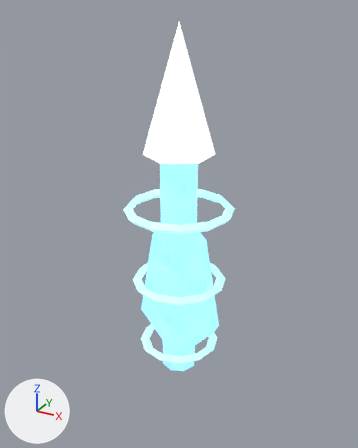
A saved change to the glTF model public/assets/harthmere/glb/projectiles/photon_sidearm_pulse.glb.
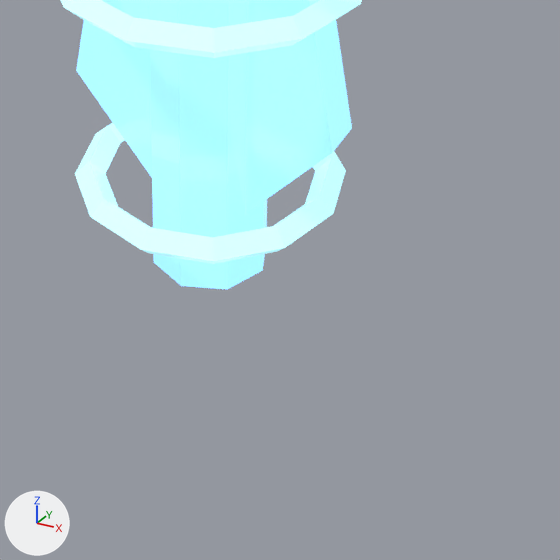
Old and new are each drawn whole from a camera (50 mm lens) standing at (0.638, -1.16, 0.703) and looking at (-0.022, 0.04, 0.103) and again close up on the part from 33% to 78% of the width and 65% to 100% of the height. Every picture has the same lights, and +X, +Y and +Z are marked at lower left. The older version's two pictures come first. Where no turn or scale is listed for an object, it has been applied to the vertices.

In view in the first close-up: 'BlueFin_-1', 'BlueFin_1', 'CoherenceRing_0', 'CoherenceRing_1', 'PhotonNeedle'.
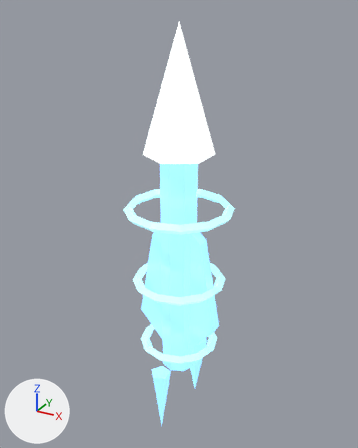
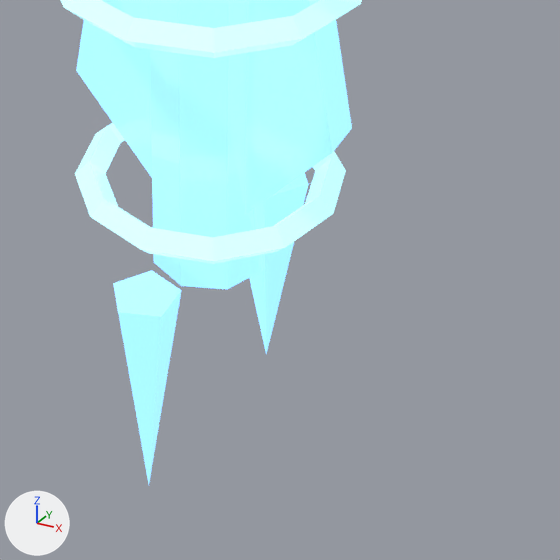
Location of each change, (x1, y1, x2, y2) in pixels of the close-ups (560 x 560 px):
'PhotonWake_1', added (blue): after (113, 270, 182, 485)
'PhotonWake_0', added (blue): after (249, 172, 308, 354)

What changed in the scene script:
```text
Add me_cone_055:
    me_cone_055.from_pydata(...)  # a 5-sided cone pointing to -z spanning x -0.035..0.029, y -0.034..0.033, z -0.122..0.122
    me_cone_055.materials.append(mat_premium_projectile_energy_blue)  # blue #84c4ff, glowing blue #84c4ff
Add me_cone_054:
    me_cone_054.from_pydata(...)  # a 5-sided cone pointing to -z spanning x -0.032..0.039, y -0.037..0.037, z -0.106..0.106
    me_cone_054.materials.append(mat_premium_projectile_energy_blue)  # blue #84c4ff, glowing blue #84c4ff
Add ob_photonwake_1:
    ob_photonwake_1 = bpy.data.objects.new('PhotonWake_1', me_cone_055)
    ob_photonwake_1.location = (-0.059, -0.022, -0.55)
Add ob_photonwake_0:
    ob_photonwake_0 = bpy.data.objects.new('PhotonWake_0', me_cone_054)
    ob_photonwake_0.location = (0.051, 0.019, -0.38)
```
